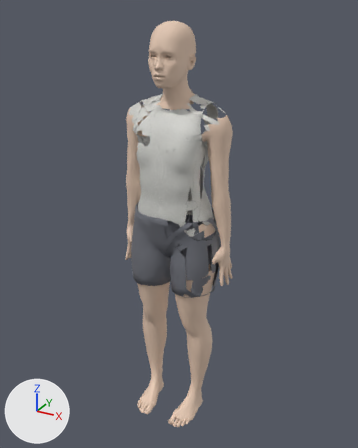
The FBX model NC_Body_Female_Average.fbx, before and after one commit.
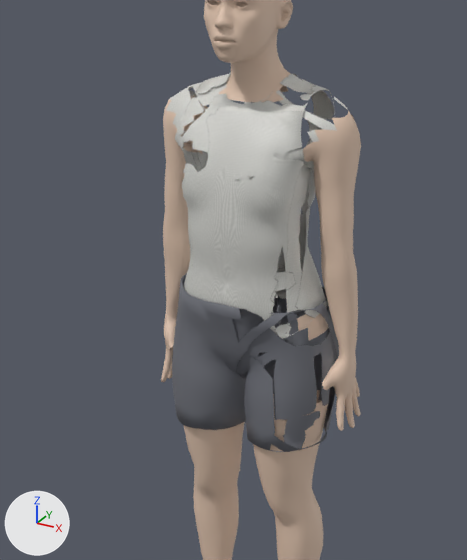
The first picture shows the older version from a 50 mm camera at (3.21, -5.83, 6.06) aimed at (0.02, -0.04, 3.16). The close-ups show the older and then the newer version on the part from 11% to 81% of the width and 12% to 79% of the height of that picture. Only the edits that show in the close-ups are written down. The axes (+X, +Y, +Z) are drawn at lower left. The lights are the same throughout.

The first close-up shows 'Head_Geo', 'LeftHand_Geo', 'LeftLowerArm_Geo', 'LeftLowerLeg_Geo', 'LeftUpperArm_Geo', 'LeftUpperLeg_Geo', 'LowerTorso_Geo', 'RightLowerArm_Geo', 'RightLowerLeg_Geo', 'RightUpperArm_Geo', 'RightUpperLeg_Geo', 'UpperTorso_Geo' and 1 more.
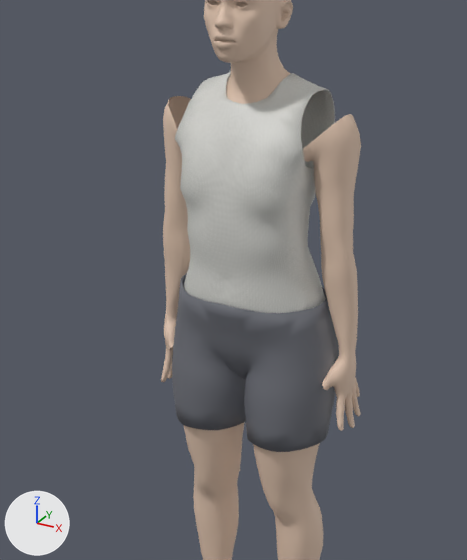
Location of each change, [x1, y1, x2, y2] in pixels of the close-ups (467 x 560 px):
```json
{"object": "UpperTorso_Geo", "change": "reshaped", "before": [166, 72, 347, 339], "after": [175, 71, 335, 313]}
{"part": 1, "of": "me_female_average_uppertorso_geo", "change": "reshaped", "before": [166, 83, 347, 142], "after": [175, 72, 314, 223]}
{"part": 2, "of": "me_female_average_uppertorso_geo", "change": "added", "after": [261, 247, 309, 265]}
{"part": 3, "of": "me_female_average_uppertorso_geo", "change": "surface changed", "before": [170, 72, 347, 339], "after": [177, 71, 335, 313]}
{"part": 4, "of": "me_female_average_lowertorso_geo", "change": "surface changed", "before": [233, 286, 335, 452], "after": [233, 286, 335, 452]}
```

Scene script edits in JSON lines:
```json
{"block": "me_female_average_lowertorso_geo", "where": "# used by ob_lowertorso_geo; location = (0.0, 0.0, 0.0)"}
{"op": "remove", "block": "me_female_average_lowertorso_geo", "code": "me_female_average_lowertorso_geo.from_pydata(...)  # 1311 vertices, 1289 faces; spans x -0.696..0.696, y -0.566..0.383, z 2.264..3.673"}
{"op": "add", "block": "me_female_average_lowertorso_geo", "code": "me_female_average_lowertorso_geo.from_pydata(...)  # 1347 vertices, 1337 faces; spans x -0.696..0.696, y -0.566..0.383, z 2.264..3.673"}
{"block": "me_female_average_lowertorso_geo", "change": "me_female_average_lowertorso_geo part 4: 920 kept faces spanning x -0.685..0.696, y -0.566..0.383, z 2.264..3.673 get new texture (UV) coordinates"}
{"block": "me_female_average_lowertorso_geo", "change": "edits to the shape of me_female_average_lowertorso_geo do not show in these pictures"}
{"block": "me_female_average_uppertorso_geo", "where": "# used by ob_uppertorso_geo; location = (0.0, 0.0, 0.0)"}
{"op": "remove", "block": "me_female_average_uppertorso_geo", "code": "me_female_average_uppertorso_geo.from_pydata(...)  # 2808 vertices, 2742 faces; spans x -0.73..0.73, y -0.56..0.33, z 3.14..5.02"}
{"op": "add", "block": "me_female_average_uppertorso_geo", "code": "me_female_average_uppertorso_geo.from_pydata(...)  # 3197 vertices, 3525 faces; spans x -0.7..0.7, y -0.56..0.33, z 3.14..5.02"}
{"block": "me_female_average_uppertorso_geo", "change": "me_female_average_uppertorso_geo part 1: 13 vertices moved from x -0.48..0.48, y -0.36..0.08, z 4.56..5.0 to x -0.47..0.47, y -0.36..0.13, z 4.56..4.93; 20 vertices removed from x -0.73..0.73, y -0.29..0.12, z 4.63..5.0; 365 vertices added at x -0.7..0.7, y -0.55..0.23, z 4.09..5.01"}
{"block": "me_female_average_uppertorso_geo", "change": "me_female_average_uppertorso_geo part 2: 22 vertices added at x 0.22..0.46, y -0.44..0.09, z 3.75..3.78"}
{"block": "me_female_average_uppertorso_geo", "change": "me_female_average_uppertorso_geo part 3: 2401 kept faces spanning x -0.7..0.7, y -0.56..0.33, z 3.14..5.02 get new texture (UV) coordinates"}
{"block": "me_female_average_uppertorso_geo", "change": "other edits to the shape of me_female_average_uppertorso_geo do not show in these pictures"}
```
